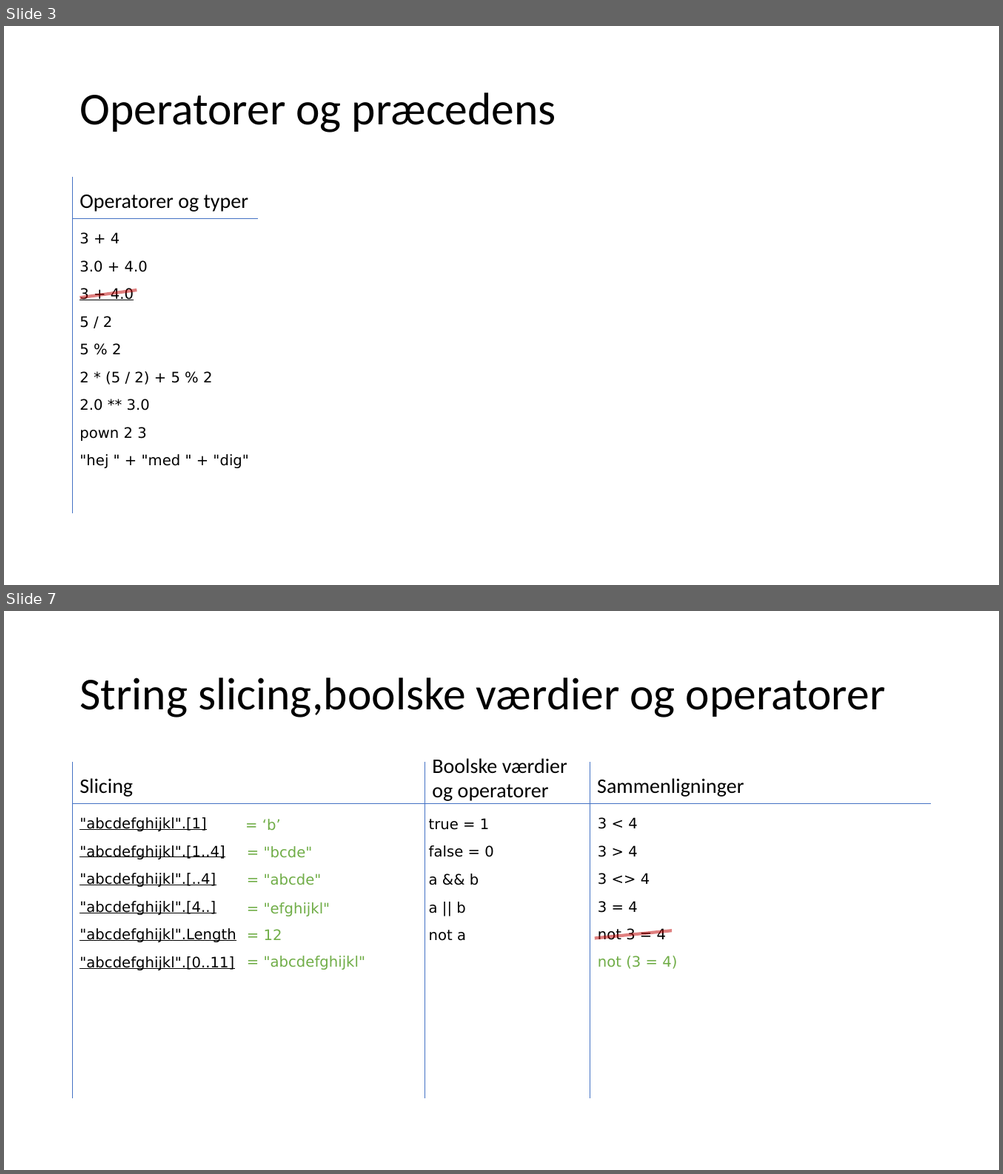
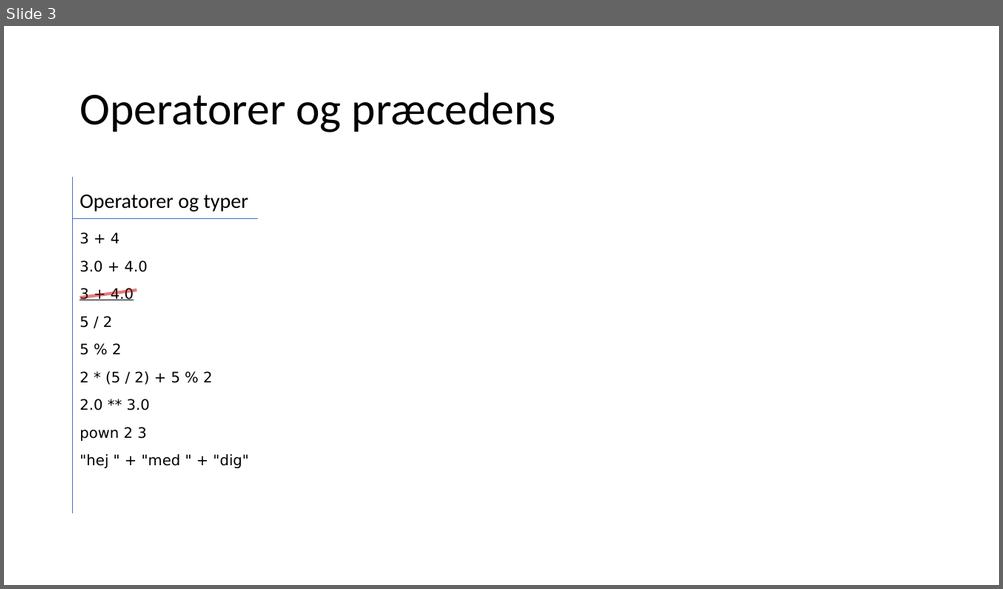
Before and after one commit to fisterloegsovs/pop22, a slide deck: lectures/3.1PrecedenceNKeywords/lecture.pptx. Shown one above the other, each under a label of ours: slides 3 and 7 before the commit, slide 3 after it; the slides between them are not shown. The pictures are 1003x1174 and 1003x589 pixels, drawn with LibreOffice and Linux fonts; fonts in the diff are those of the drawing. Boxes give left, top, right and bottom in pixels: in the first picture for what was removed or moved away, otherwise in the second. Text is boxed around its words. In the diff, an @@ line names an element or a change of style, - is before the commit and + after.

```diff
--- a/lectures/3.1PrecedenceNKeywords/lecture.pptx
+++ b/lectures/3.1PrecedenceNKeywords/lecture.pptx
@@ slide 7 removed at (4,611,999,1170), background #FFFFFF @@
@@ title removed at (79,678,885,718) @@
-String slicing,boolske værdier og operatorer
@@ line removed from (73, 762) to (73, 1099) @@
@@ line removed from (425, 762) to (425, 1099) @@
@@ text removed at (432,758,567,801) @@
-Boolske værdier og operatorer
@@ line removed from (589, 762) to (589, 1099) @@
@@ text removed at (79,778,133,797) @@
-Slicing
@@ text removed at (597,778,743,797) @@
-Sammenligninger
@@ line removed from (73, 804) to (930, 804) @@
@@ text removed at (79,817,236,971) @@
-"abcdefghijkl".[1]
-"abcdefghijkl".[1..4]
-"abcdefghijkl".[..4]
-"abcdefghijkl".[4..]
-"abcdefghijkl".Length
-"abcdefghijkl".[0..11]
@@ text removed at (262,819,281,831) @@
-= ‘b’
@@ text removed at (429,818,493,941) @@
-true = 1
-false = 0
-a && b
-a || b
-not a
@@ text removed at (597,817,666,940) @@
-3 < 4
-3 > 4
-3 <> 4
-3 = 4
-not 3 = 4
@@ text removed at (264,846,313,858) @@
-= "bcde"
@@ text removed at (264,874,321,886) @@
-= "abcde"
@@ text removed at (264,903,330,917) @@
-= "efghijkl"
@@ text removed at (264,929,282,940) @@
-= 12
@@ line removed from (595, 939) to (671, 931) @@
@@ text removed at (264,956,365,970) @@
-= "abcdefghijkl"
@@ text removed at (597,956,677,969) @@
-not (3 = 4)
```
Also in this commit, not shown: 2 slides changed, 4 other slides removed, 14 other files.
